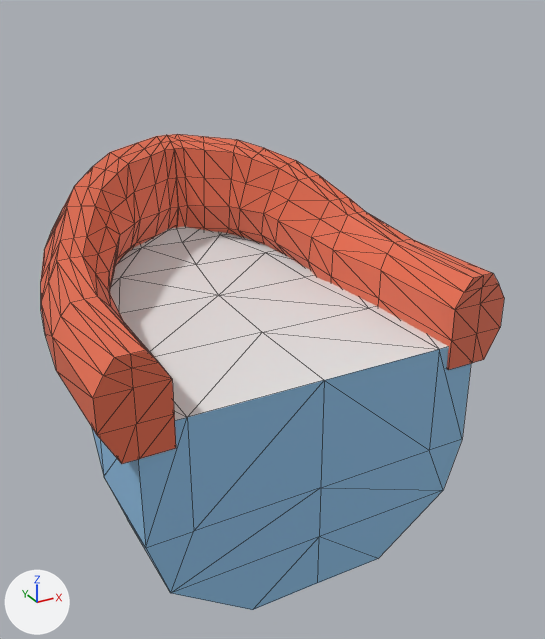
Two versions of the glTF model simulation/server/assets/3dmodels/hull-bow.glb, one commit apart.
Camera for both pictures: a 50 mm camera at (-5.6, -8.55, 7.45) aimed at (0.62, 2.76, 1.79). The lights are fixed; the arrows at lower left show +X, +Y and +Z. The older version comes first. Mesh edges are drawn as thin lines. Vertices at exactly the same position are counted once.

The first picture shows 'bow', 'bow-floor', 'bow-rail'.
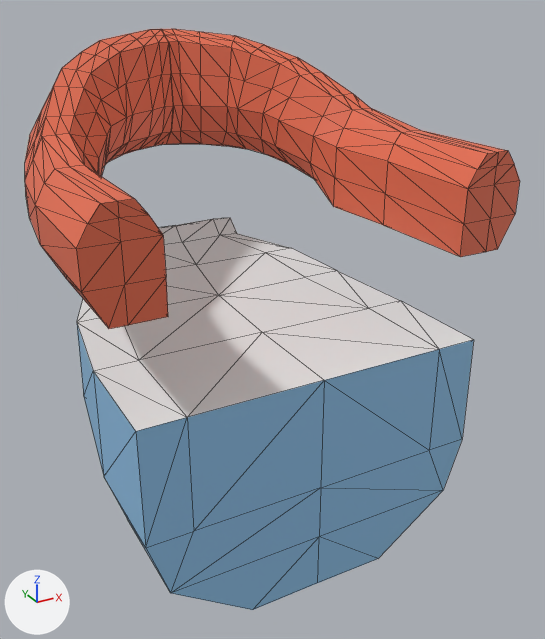
The newer file is also turned or shifted as a whole; pictures and numbers use the older file's frame.

Changed parts and their boxes (x1, y1, x2, y2) in the pictures (545 x 639 px):
'bow-rail', moved
    before: (41, 134, 504, 464)
    after: (25, 29, 520, 329)

Patch to the scene script:
```diff
--- a/simulation/server/assets/3dmodels/hull-bow.glb.py
+++ b/simulation/server/assets/3dmodels/hull-bow.glb.py
@@ me_cube_001 @@
 # used by ob_bow_rail; location = (0.0, 4.0, 0.0); rotation_euler = (0.0, -3.142, 0.0), in degrees (0, -180, 0); scale = (-1.0, -1.0, -1.0)
-me_cube_001.from_pydata(...)  # 271 vertices, 548 faces; spans x -3.56..3.56, y -2.83..4.05, z 1.54..4.73
+me_cube_001.from_pydata(...)  # 271 vertices, 548 faces; spans x -3.56..3.56, y -0.05..6.83, z 3.54..6.73
+# me_cube_001 part 1: the whole mesh is mirrored in y about its middle, then moved by (0.0, 2.78, 2.0)
 me_cube_001.materials.append(mat_detail)
@@ ob_bow_rail @@
 ob_bow_rail = bpy.data.objects.new('bow-rail', me_cube_001)
-ob_bow_rail.location = (0.0, 4.0, 0.0)
-ob_bow_rail.rotation_euler = (0.0, -3.142, 0.0)  # degrees (0, -180, 0)
-ob_bow_rail.scale = (-1.0, -1.0, -1.0)
+ob_bow_rail.location = (0.0, 0.0, 0.0)
```
